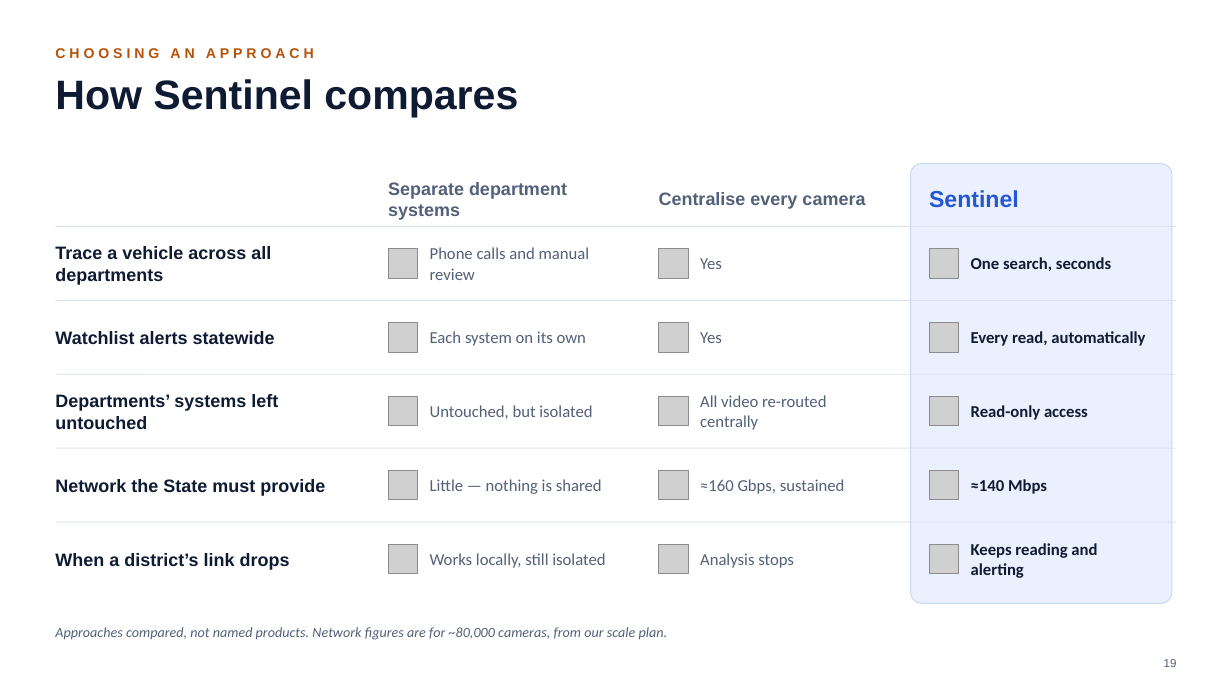
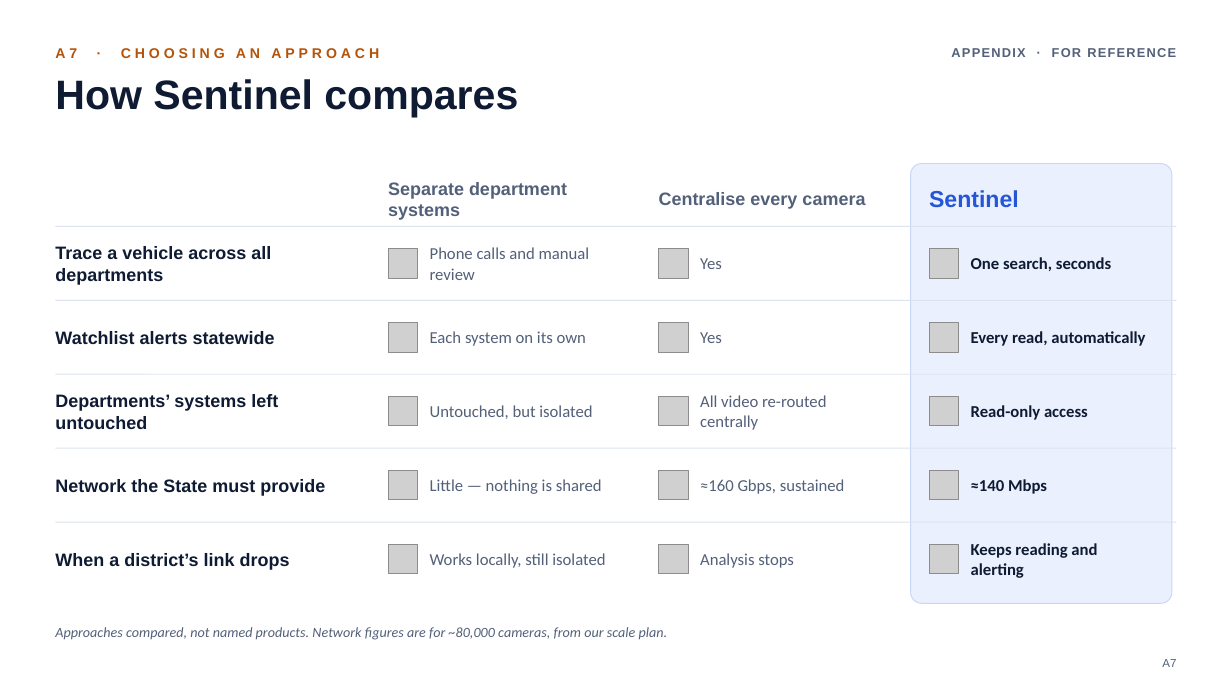
Before and after one commit to parthpatel643/sentinel-hackathon, a slide deck: slide 20 of docs/Sentinel-Finale-Pitch.pptx (slide 19 before the commit). Drawn at 1232x693 pixels with LibreOffice and Linux fonts; fonts in the diff are those of the drawing; grey boxes stand for pictures. Boxes give left, top, right and bottom in pixels: in the first picture for what was removed or moved away, otherwise in the second. Text is boxed around its words. In the diff, an @@ line names an element or a change of style, - is before the commit and + after.

```diff
--- a/docs/Sentinel-Finale-Pitch.pptx
+++ b/docs/Sentinel-Finale-Pitch.pptx
@@ text at box(55, 48, 379, 58): text changed @@
-CHOOSING AN APPROACH
+A7 · CHOOSING AN APPROACH
@@ text added at box(951, 48, 1176, 57), 10 pt, text #536079, bold @@
+APPENDIX · FOR REFERENCE
@@ text at box(1162, 659, 1176, 667): text changed @@
-19
+A7
```
Also in this commit, not shown: 18 other slides changed, 2 slides added, 2 slides removed, 3 other files.
